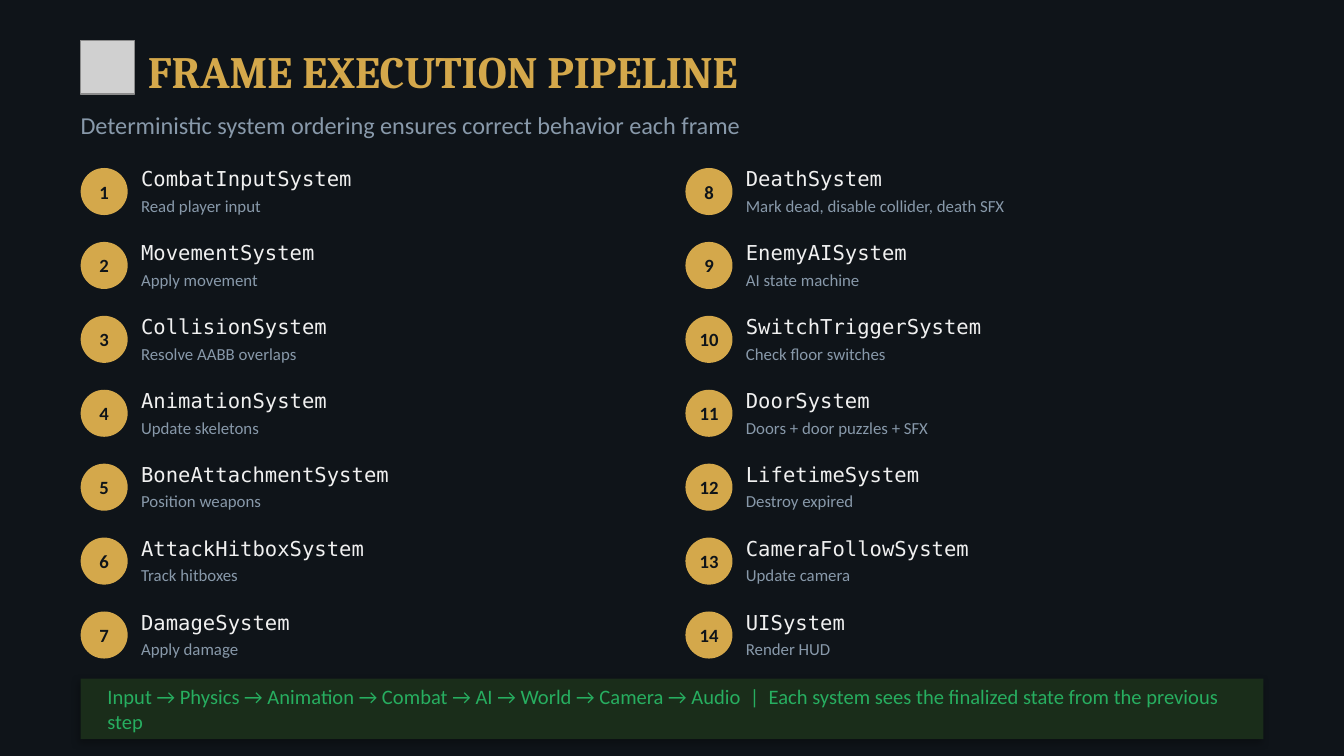
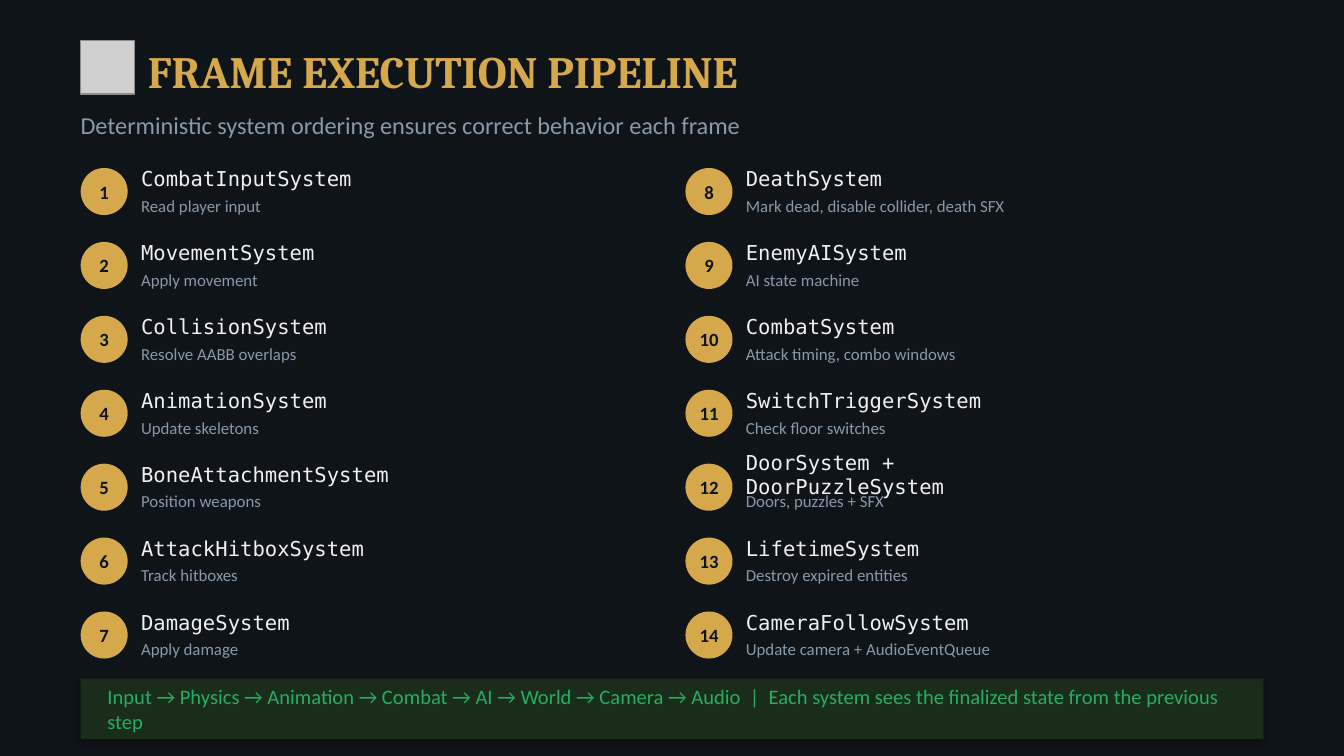
Before and after one commit to JosephDriedger/echoes-of-the-forgotten-keep, a slide deck: slide 7 of docs/EFK_Presentation.pptx. Drawn at 1344x756 pixels with LibreOffice and Linux fonts; fonts in the diff are those of the drawing; grey boxes stand for pictures. Boxes give left, top, right and bottom in pixels: in the first picture for what was removed or moved away, otherwise in the second. Text is boxed around its words. In the diff, an @@ line names an element or a change of style, - is before the commit and + after.

Commit message:
Fixed slides

```diff
--- a/docs/EFK_Presentation.pptx
+++ b/docs/EFK_Presentation.pptx
@@ text added at (746,318,895,339), 11 pt, text #F0F0F0 @@
+CombatSystem
@@ text added at (746,348,956,363), 9 pt, text #8899AA @@
+Attack timing, combo windows
@@ text removed at (746,422,928,437) @@
-Doors + door puzzles + SFX
@@ text at (746,454,944,500): text changed @@
-DoorSystem
+DoorSystem + DoorPuzzleSystem
@@ text at (746,494,884,510): text changed @@
-Destroy expired
+Doors, puzzles + SFX
@@ text at (746,569,908,584): text changed @@
-Update camera
+Destroy expired entities
@@ 4 texts: place and size @@
-4 texts at (746,318,981,561)
+4 texts at (746,392,981,635)
@@ text removed at (746,614,845,635) @@
-UISystem
@@ text at (746,643,990,658): text changed @@
-Render HUD
+Update camera + AudioEventQueue
```
Also in this commit, not shown: 3 other slides changed.
